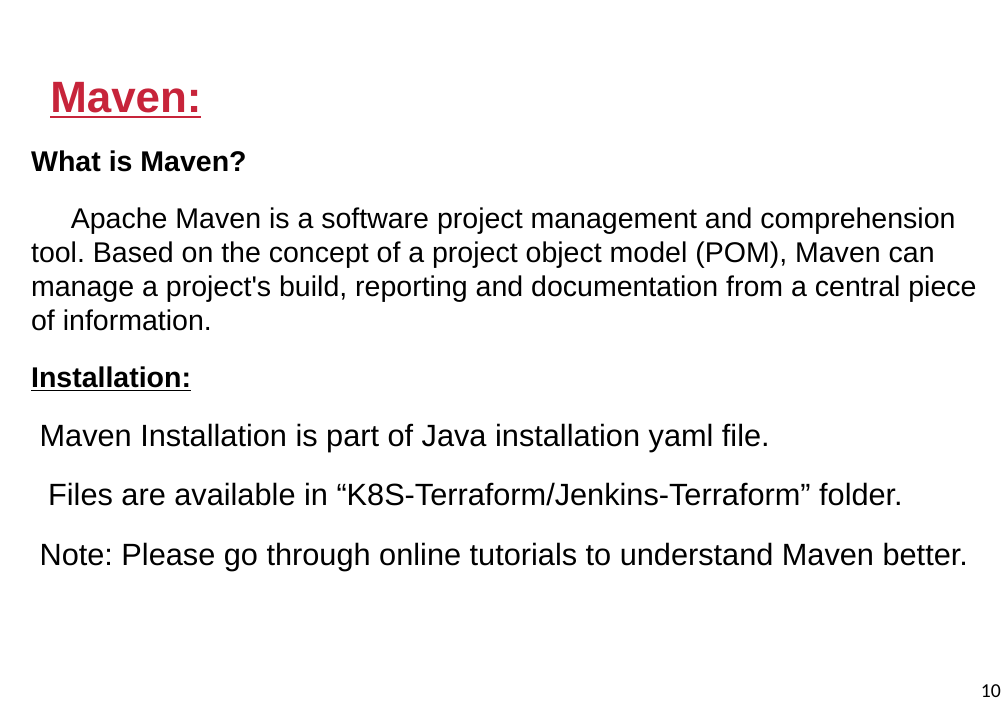
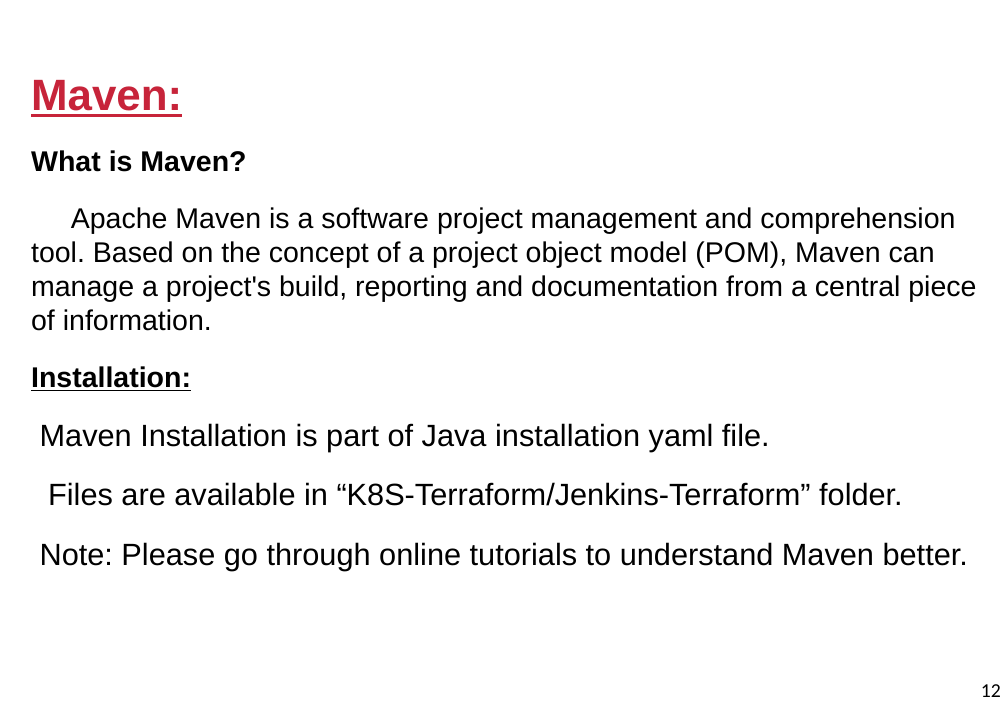
Before and after one commit to kiranpe/DevOpsCloud, a slide deck: slide 12 of DevOpsDoc.pptx (slide 10 before the commit). Drawn at 1008x712 pixels with LibreOffice and Linux fonts; fonts in the diff are those of the drawing; background and template pictures are left out. Boxes give left, top, right and bottom in pixels: in the first picture for what was removed or moved away, otherwise in the second. Text is boxed around its words. In the diff, an @@ line names an element or a change of style, - is before the commit and + after.

```diff
--- a/DevOpsDoc.pptx
+++ b/DevOpsDoc.pptx
@@ title "Maven:": place and size @@
-title "Maven:" at (50,82,201,118)
+title "Maven:" at (31,80,182,117)
@@ page number at (981,684,1001,697): text changed @@
-10
+12
```
Also in this commit, not shown: 15 other slides changed, 1 slide added.
